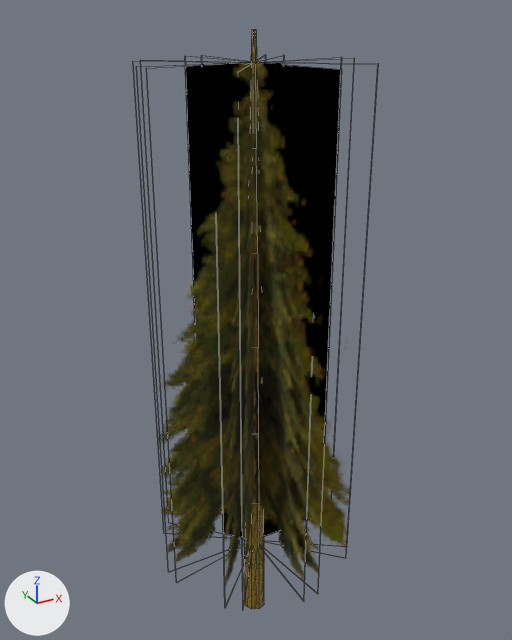
One commit to the FBX model u_LD50/Assets/Assets/Models/Environment/Tree.fbx: the scene before it, then after it.
One viewpoint serves both versions: a camera (50 mm lens) standing at (-6.86, -12.56, 13.71) and looking at (0.24, 0.35, 7.25). Arrows for +X, +Y and +Z are at lower left; the lights stay in place. Mesh edges are drawn as thin lines. Vertices at the same position are counted once.

The older version as bpy lines, for what is in view:
```python
me_cube = bpy.data.meshes.new('Cube')
me_cube.from_pydata(...)  # 128 vertices, 106 faces; spans x -2.34..2.34, y -2.34..2.34, z -0.75..13.35
# faces by material slot: [48, 58]
me_cube.materials.append(mat_material_004)  # picture img_tree3_png
me_cube.materials.append(mat_material_002)  # picture img_treebark2_png
ob_cube = bpy.data.objects.new('Cube', me_cube)
ob_cube.location = (0.0, 0.0, 0.0)
```
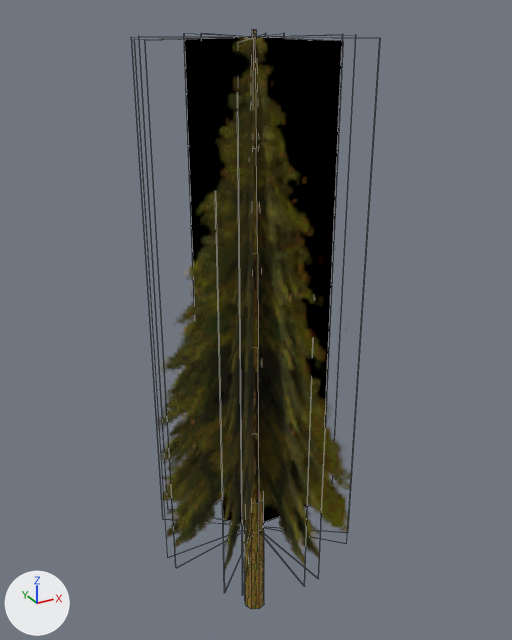
Commit message: update trees

Location of each change, (x1, y1, x2, y2) in pixels of the pictures (512 x 640 px; the box of a moved part takes in the faces that stretch with it):
'Cube', reshaped: before (162, 30, 351, 609); after (161, 30, 352, 609)
part 1 of me_cube, moved or reshaped: before (166, 62, 332, 552); after (165, 37, 332, 537)
part 2 of me_cube, moved or reshaped: before (255, 63, 305, 580); after (255, 37, 306, 564)
part 3 of me_cube, moved or reshaped: before (167, 63, 350, 547); after (166, 38, 351, 533)
part 4 of me_cube, moved or reshaped: before (175, 62, 252, 562); after (174, 37, 252, 547)
part 5 of me_cube, moved or reshaped: before (256, 62, 320, 573); after (256, 37, 321, 558)
part 6 of me_cube, moved or reshaped: before (242, 64, 254, 589); after (242, 38, 254, 573)
part 7 of me_cube, moved or reshaped: before (162, 62, 351, 536); after (161, 37, 352, 522)
part 8 of me_cube, moved or reshaped: before (224, 63, 254, 586); after (224, 37, 254, 571)

The change, as a list of edits to the scene's bpy script:
```text
Change me_cube:
    where me_cube.from_pydata(...)  # 128 vertices, 106 faces; spans x -2.34..2.34, y -2.34..2.34, z -0.75..13.35
    used by ob_cube; location = (0.0, 0.0, 0.0)
    me_cube part 1: the loose piece of 8 vertices spanning x -2.34..2.34, y -0.01..0.01, z 1.34..12.77 is moved by (0.0, 0.0, 0.44)
    me_cube part 2: the loose piece of 8 vertices spanning x -0.01..0.01, y -2.34..2.34, z 1.34..12.77 is moved by (0.0, 0.0, 0.44)
    me_cube part 3: the loose piece of 8 vertices spanning x -1.66..1.66, y -1.66..1.66, z 1.34..12.77 is moved by (0.0, 0.0, 0.44)
    me_cube part 4: the loose piece of 8 vertices spanning x -2.31..2.31, y -0.42..0.42, z 1.34..12.77 is moved by (0.0, 0.0, 0.44)
    me_cube part 5: the loose piece of 8 vertices spanning x -0.42..0.42, y -2.31..2.31, z 1.34..12.77 is moved by (0.0, 0.0, 0.44)
    me_cube part 6: the loose piece of 8 vertices spanning x -1.35..1.35, y -1.93..1.93, z 1.34..12.77 is moved by (0.0, 0.0, 0.44)
    me_cube part 7: the loose piece of 8 vertices spanning x -1.93..1.93, y -1.35..1.35, z 1.34..12.77 is moved by (0.0, 0.0, 0.44)
    me_cube part 8: the loose piece of 8 vertices spanning x -1.66..1.66, y -1.66..1.66, z 1.34..12.77 is moved by (0.0, 0.0, 0.44)
```
